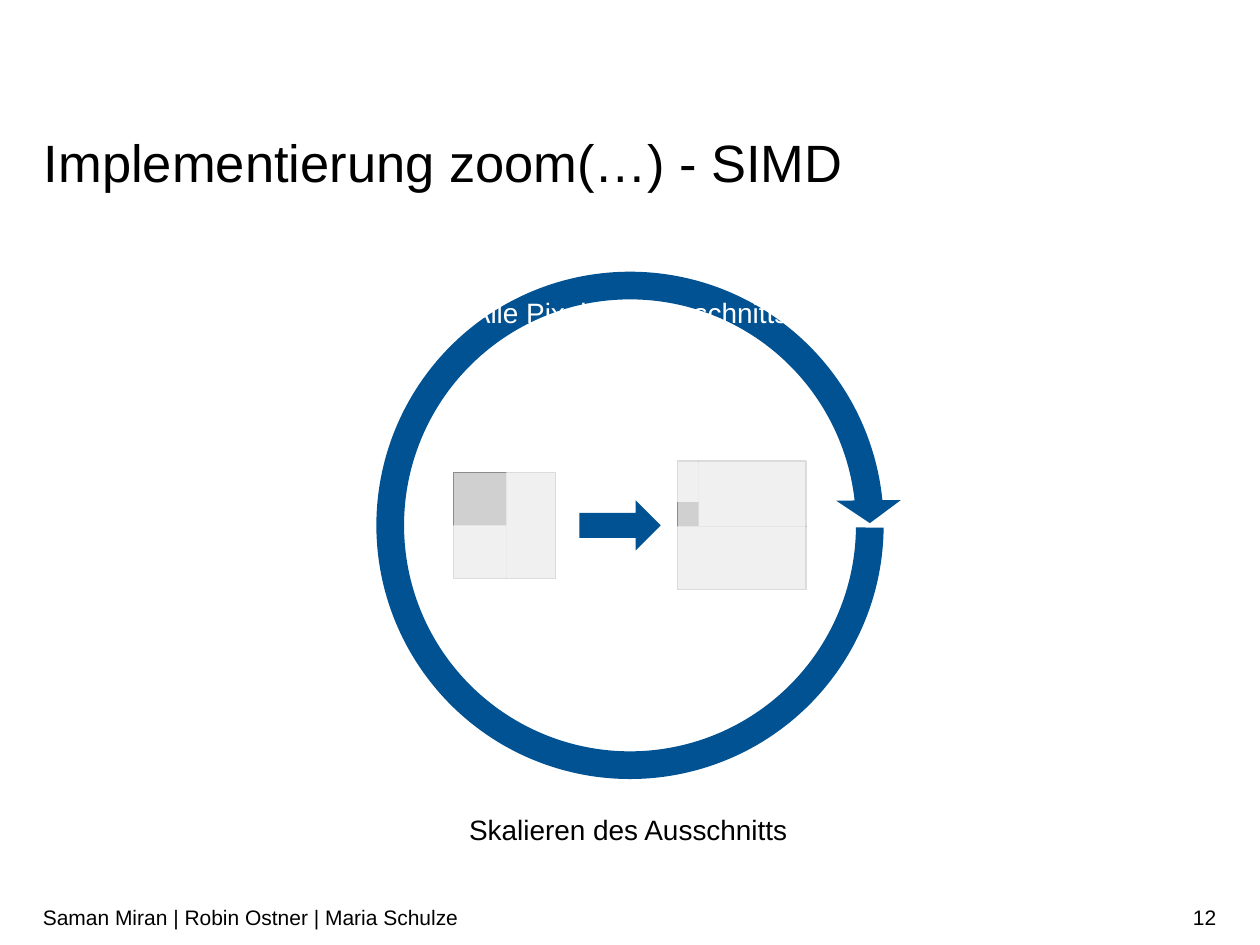
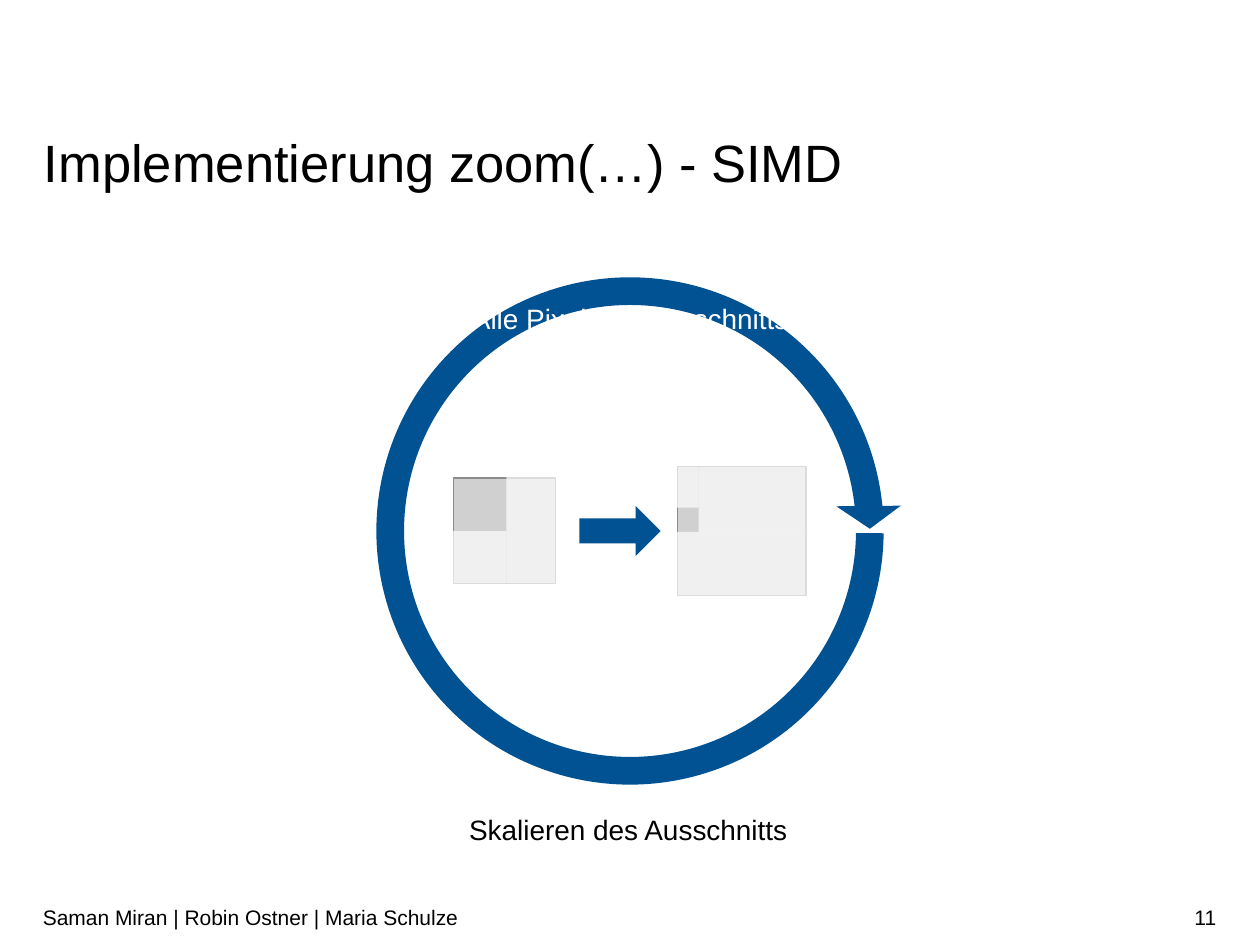
Before and after one commit to RobinOstner/bestASP, a slide deck: slide 11 of Praktikum ASP – Team 15.pptx (slide 12 before the commit). Drawn at 1260x945 pixels with LibreOffice and Linux fonts; fonts in the diff are those of the drawing; grey boxes stand for pictures; background and template pictures are left out. Boxes give left, top, right and bottom in pixels: in the first picture for what was removed or moved away, otherwise in the second. Text is boxed around its words. In the diff, an @@ line names an element or a change of style, - is before the commit and + after.

```diff
--- a/Praktikum ASP – Team 15.pptx
+++ b/Praktikum ASP – Team 15.pptx
@@ 5 rectangles, 2 pictures, 1 text, 1 circular arrow, 1 right arrow: place and size @@
-5 rectangles, 2 pictures, 1 text, 1 circular arrow, 1 right arrow at <box>358,253,902,798</box>
+5 rectangles, 2 pictures, 1 text, 1 circular arrow, 1 right arrow at <box>358,260,902,804</box>
@@ page number at <box>1194,910,1216,925</box>: text changed @@
-12
+11
```
Also in this commit, not shown: 3 other slides changed, 1 slide removed.
